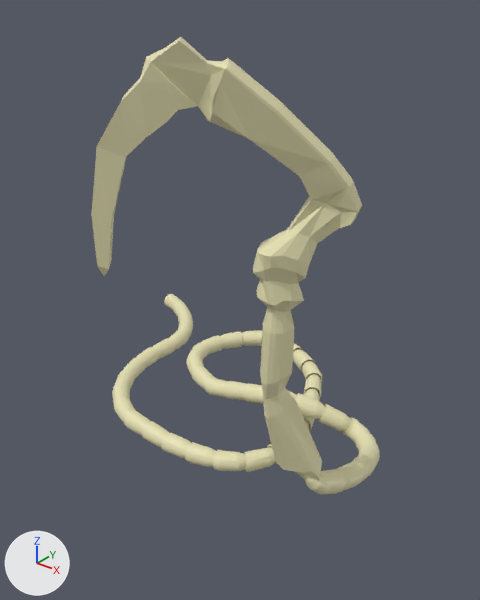
Two versions of the Blender file semestr-5/Blender/hook.blend, one commit apart.
Before and after are seen from a camera (50 mm lens) standing at (13.4, -17.8, 19.7) and looking at (-3.3, 3.0, 6.7). Every picture has the same lights, and +X, +Y and +Z are marked at lower left. The older version comes first.
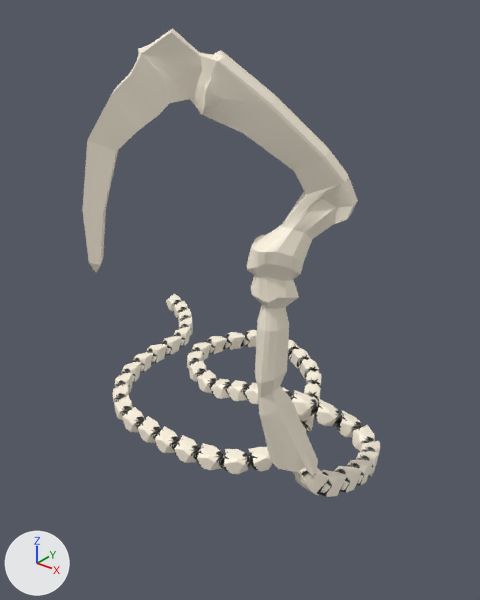
Changed parts and their boxes [x1, y1, x2, y2] in the pictures (480 x 600 px):
'Cube', surface changed, moved
    before: [91, 37, 362, 480]
    after: [82, 28, 358, 479]
'Cube.001', added
    after: [113, 293, 380, 497]
'Cylinder', hidden (beige)
    before: [112, 294, 380, 495]

What the commit changed:
Picture 'ХУК' (img_хук) is new.
Picture 'КОСТЬ' (img_кость) is new.
In material 'Material' (mat_material), base_color is no longer (0.801, 0.758, 0.456), beige #e7e2b4.
In material 'Material' (mat_material), texture is now set to img_хук.
Material 'Material.001' (mat_material_001) is new.
Its texture is img_кость.
Mesh me_cube_001 is new.
It has 32 vertices, 18 faces, 2 loose edges and spans x -1.0..1.0, y -1.0..1.0, z -0.6..2.22.
It uses material mat_material_001 (picture img_кость).
Object 'Cube' (ob_cube) moves from (2.74, -1.35, 4.4) to (2.74, -1.65, 4.62).
Object 'Cylinder' (ob_cylinder) is now hidden.
Object 'Cube.001' (ob_cube_001) is new; it shows me_cube_001.
Its location is (0.0, 0.0, 0.0).
Its rotation in degrees is (0, 90, 0).
Its scale is (0.396, 0.396, 0.567).
It gains a BEVEL modifier named 'Bevel'.
Modifier setting: width = 2.61.
Modifier setting: width_pct = 2.61.
Modifier setting: offset_type = 'WIDTH'.
It gains a SUBSURF modifier named 'Subdivision'.
Modifier setting: levels = 2.
Modifier setting: render_levels = 6.
It gains a ARRAY modifier named 'Array'.
Modifier setting: count = 50.
Modifier setting: relative_offset_displace = (0.0, 0.0, 0.75).
It gains a CURVE modifier named 'Curve'.
Modifier setting: object = ob_béziercurve.
